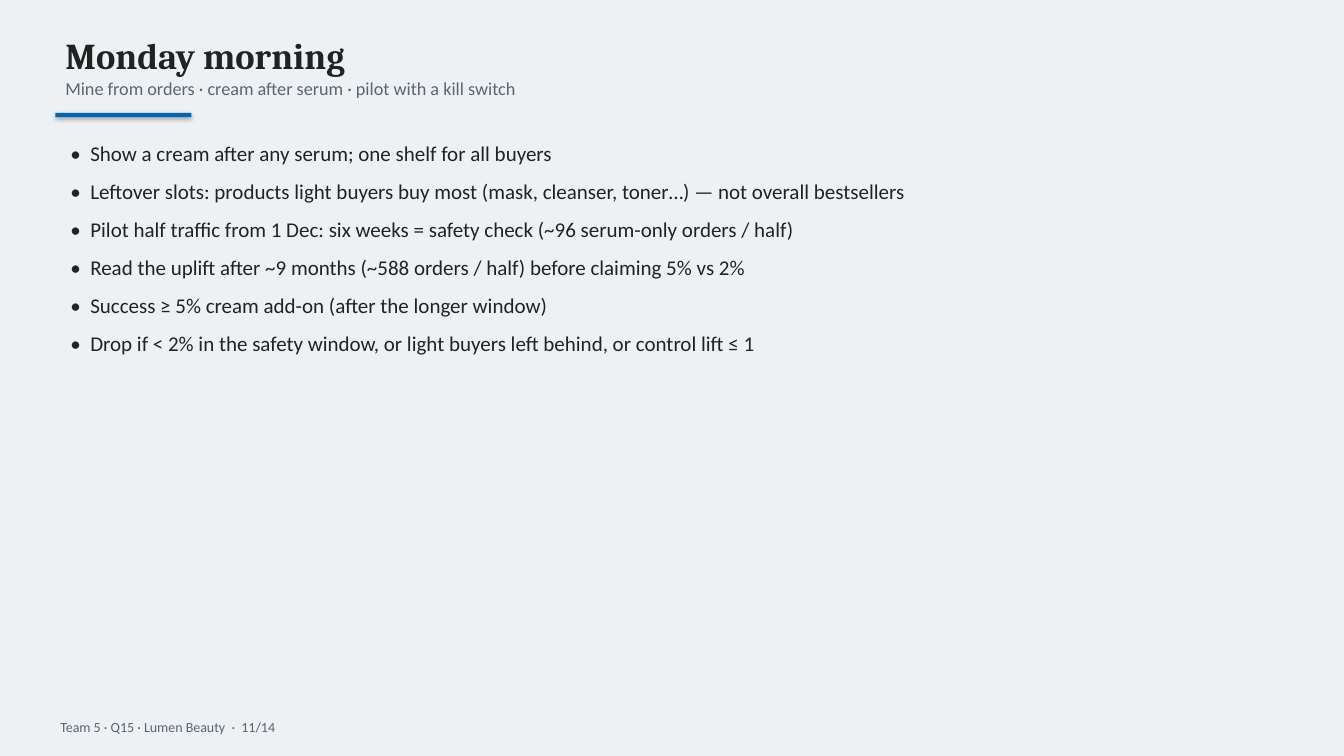
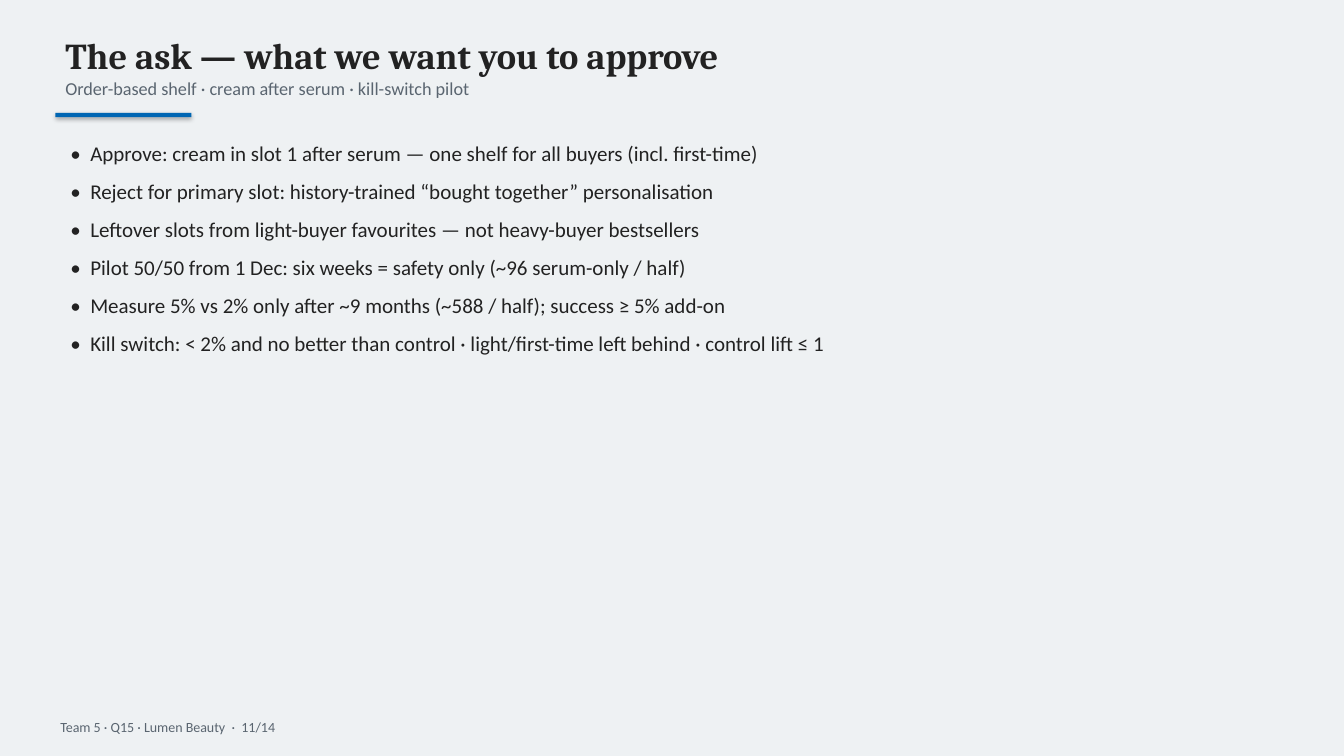
Before and after one commit to N1Rizhka/New-Media-Technology-and-Analytics---Final-Project, a slide deck: slide 11 of deliverables/NMTA_T05_slides.pptx. Drawn at 1344x756 pixels with LibreOffice and Linux fonts; fonts in the diff are those of the drawing. Boxes give left, top, right and bottom in pixels: in the first picture for what was removed or moved away, otherwise in the second. Text is boxed around its words. In the diff, an @@ line names an element or a change of style, - is before the commit and + after.

```diff
--- a/deliverables/NMTA_T05_slides.pptx
+++ b/deliverables/NMTA_T05_slides.pptx
@@ text at bbox=[65, 43, 718, 98]: text changed @@
-Monday morning
-Mine from orders · cream after serum · pilot with a kill switch
+The ask — what we want you to approve
+Order-based shelf · cream after serum · kill-switch pilot
@@ text at bbox=[90, 146, 824, 355]: text changed @@
-• Show a cream after any serum; one shelf for all buyers
-• Leftover slots: products light buyers buy most (mask, cleanser, toner…) — not overall bestsellers
-• Pilot half traffic from 1 Dec: six weeks = safety check (~96 serum-only orders / half)
-• Read the uplift after ~9 months (~588 orders / half) before claiming 5% vs 2%
-• Success ≥ 5% cream add-on (after the longer window)
-• Drop if < 2% in the safety window, or light buyers left behind, or control lift ≤ 1
+• Approve: cream in slot 1 after serum — one shelf for all buyers (incl. first-time)
+• Reject for primary slot: history-trained “bought together” personalisation
+• Leftover slots from light-buyer favourites — not heavy-buyer bestsellers
+• Pilot 50/50 from 1 Dec: six weeks = safety only (~96 serum-only / half)
+• Measure 5% vs 2% only after ~9 months (~588 / half); success ≥ 5% add-on
+• Kill switch: < 2% and no better than control · light/first-time left behind · control lift ≤ 1
```
Also in this commit, not shown: 3 other slides changed, 5 other files.
